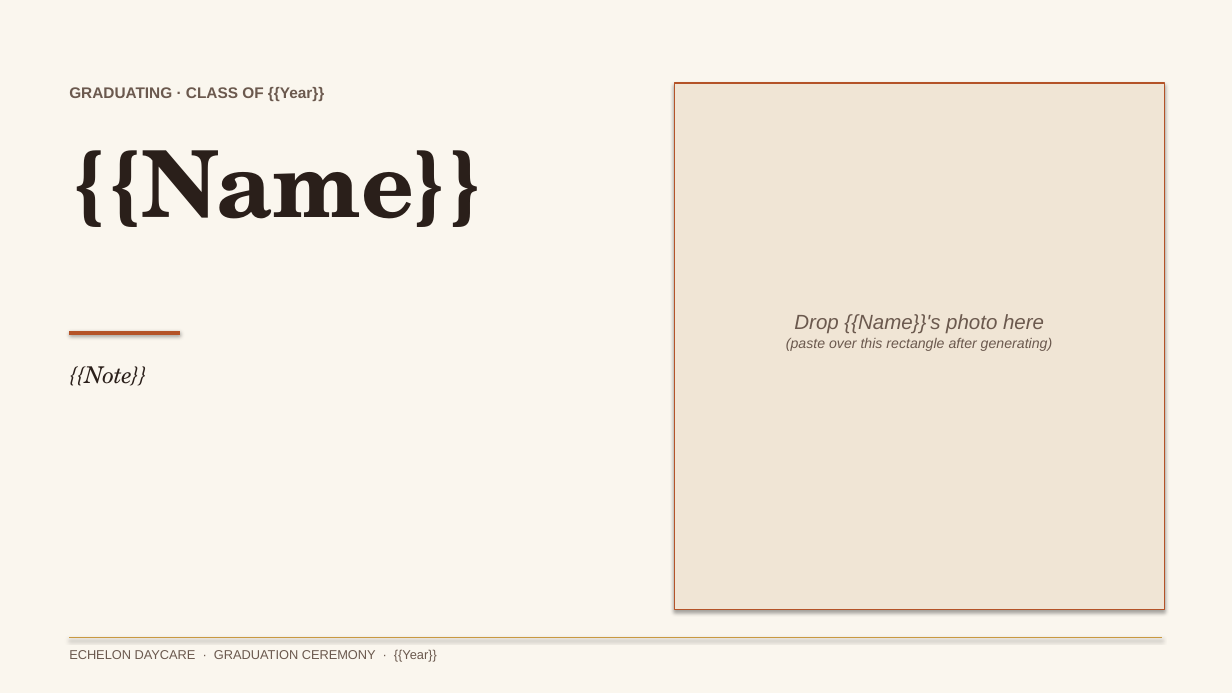
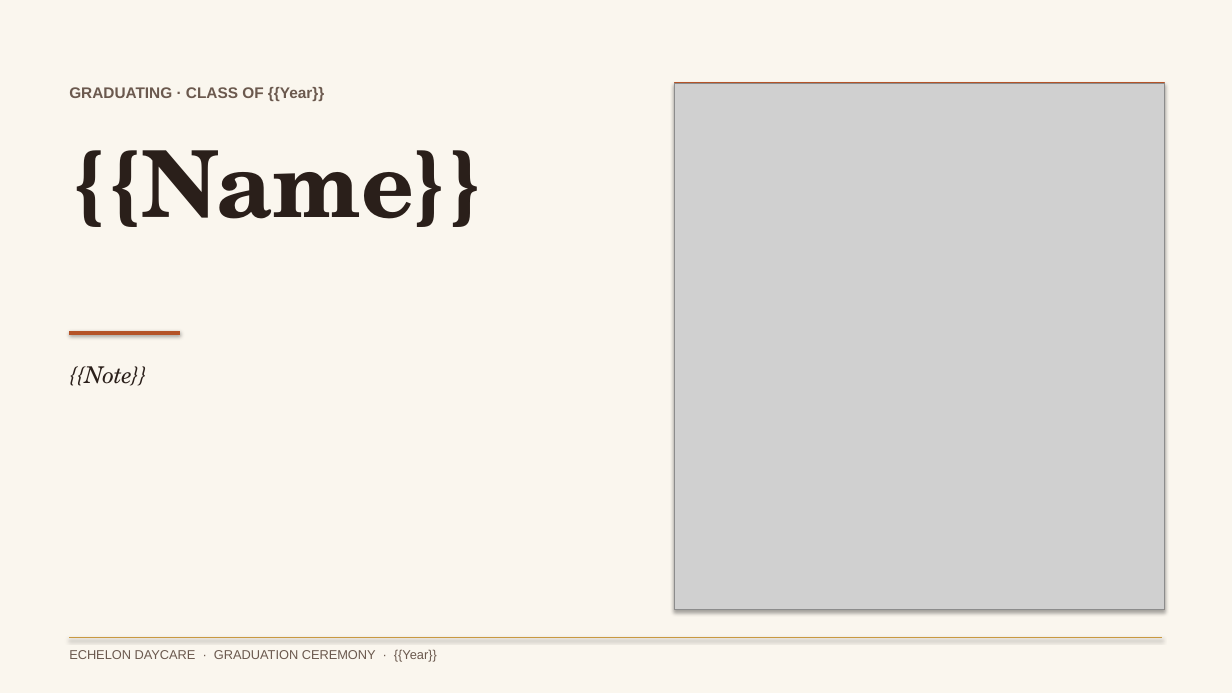
Before and after one commit to EchelonDayCare/echelon-receipts, a slide deck: slide 1 of src-tauri/resources/templates/graduation-template.pptx. Drawn at 1232x693 pixels with LibreOffice and Linux fonts; fonts in the diff are those of the drawing; grey boxes stand for pictures. Boxes give left, top, right and bottom in pixels: in the first picture for what was removed or moved away, otherwise in the second. Text is boxed around its words. In the diff, an @@ line names an element or a change of style, - is before the commit and + after.

```diff
--- a/src-tauri/resources/templates/graduation-template.pptx
+++ b/src-tauri/resources/templates/graduation-template.pptx
@@ picture added at [675, 83, 1165, 610] @@
@@ text removed at [786, 314, 1053, 351] @@
-Drop {{Name}}'s photo here
-(paste over this rectangle after generating)
```
Also in this commit, not shown: 4 other files.
